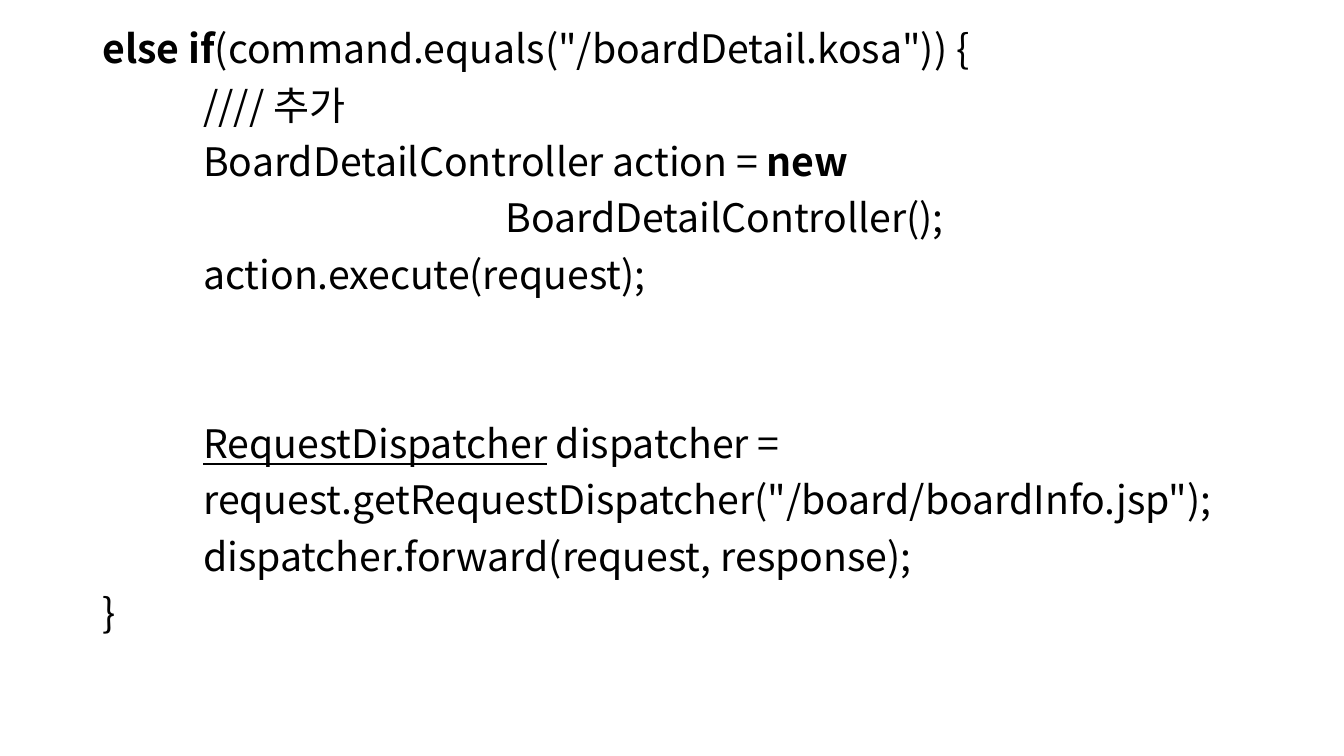
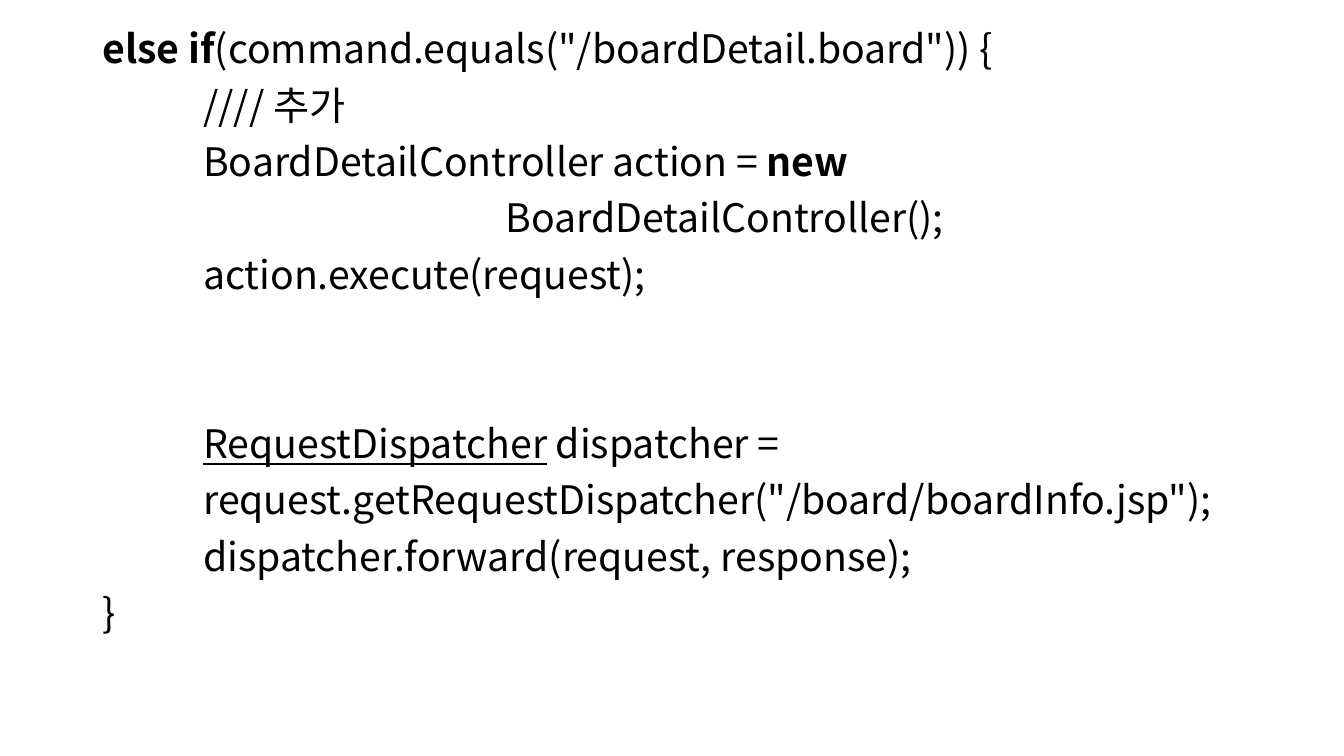
Before and after one commit to SoongMoo/hkblockchain220914, a slide deck: slide 35 of WEB/JSP/board.pptx. Drawn at 1344x756 pixels with LibreOffice and Linux fonts; fonts in the diff are those of the drawing. Boxes give left, top, right and bottom in pixels: in the first picture for what was removed or moved away, otherwise in the second. Text is boxed around its words. In the diff, an @@ line names an element or a change of style, - is before the commit and + after.

```diff
--- a/WEB/JSP/board.pptx
+++ b/WEB/JSP/board.pptx
@@ text at (102,31,971,72): text changed @@
-else if(command.equals("/boardDetail.kosa")) {
+else if(command.equals("/boardDetail.board")) {
```
Also in this commit, not shown: 2 other slides changed.
